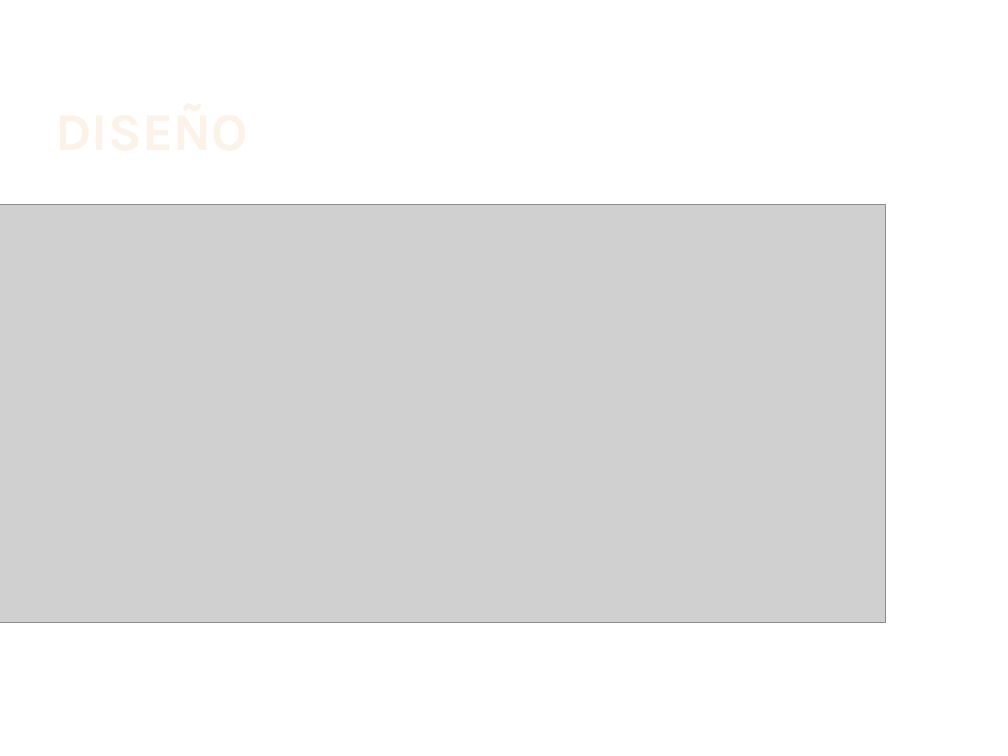
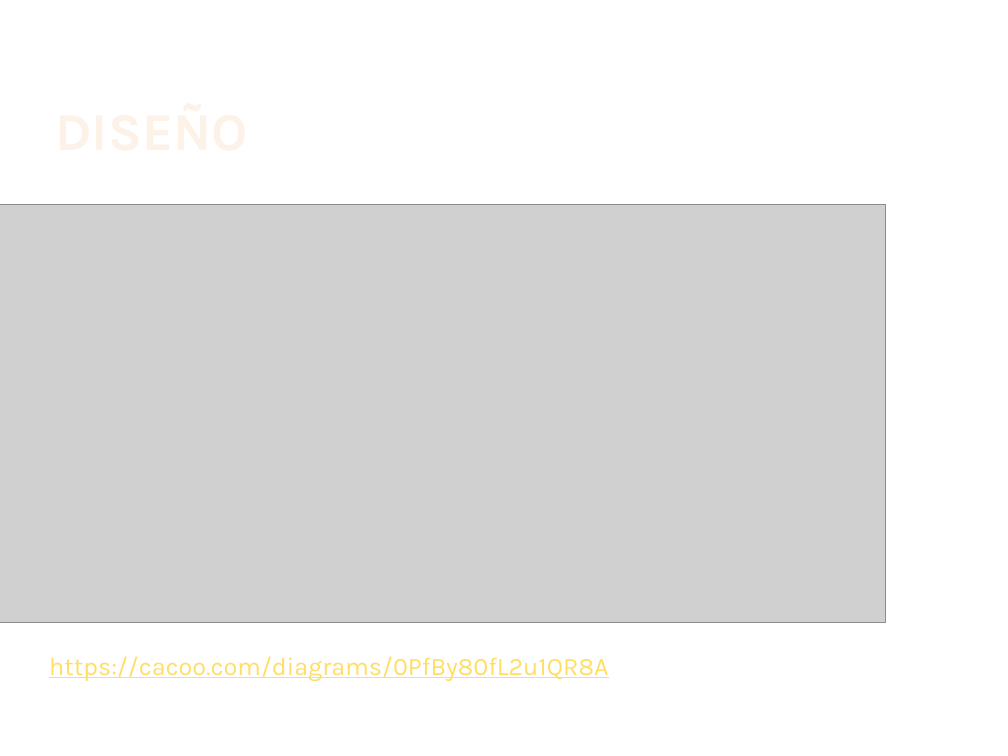
Before and after one commit to 9and3r/quien-quiere-ser-graduado, a slide deck: slide 5 of QUIÉN QUIERE SER GRADUADO - aurkezpena.pptx. Drawn at 1008x756 pixels with LibreOffice and Linux fonts; fonts in the diff are those of the drawing; grey boxes stand for pictures; background and template pictures are left out. Boxes give left, top, right and bottom in pixels: in the first picture for what was removed or moved away, otherwise in the second. Text is boxed around its words. In the diff, an @@ line names an element or a change of style, - is before the commit and + after.

```diff
--- a/QUIÉN QUIERE SER GRADUADO - aurkezpena.pptx
+++ b/QUIÉN QUIERE SER GRADUADO - aurkezpena.pptx
@@ text added at <box>49,656,608,681</box>, 18 pt, text #FFDE66, underline @@
+https://cacoo.com/diagrams/0PfBy80fL2u1QR8A
```
Also in this commit, not shown: 2 other files.
